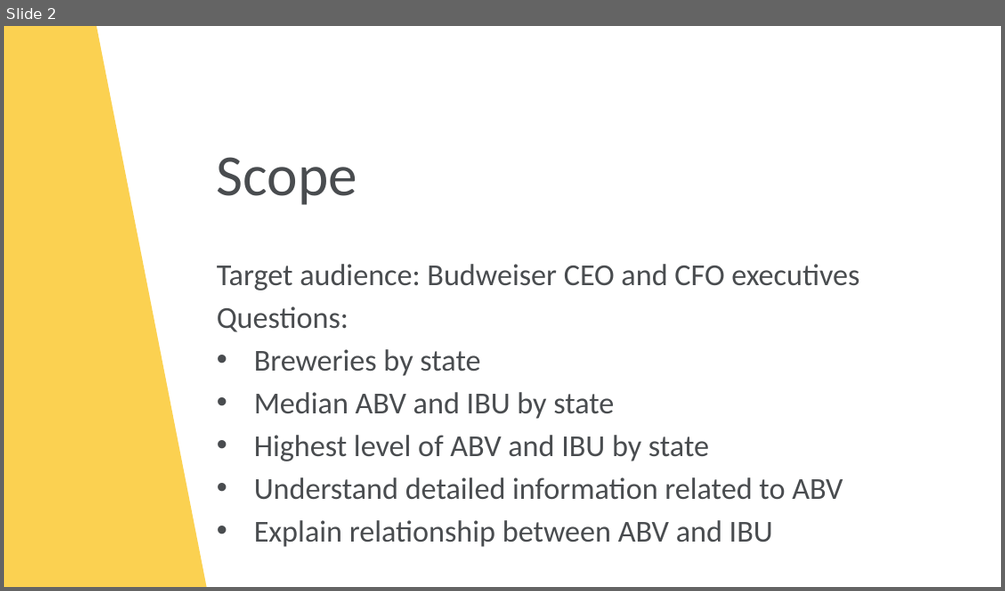
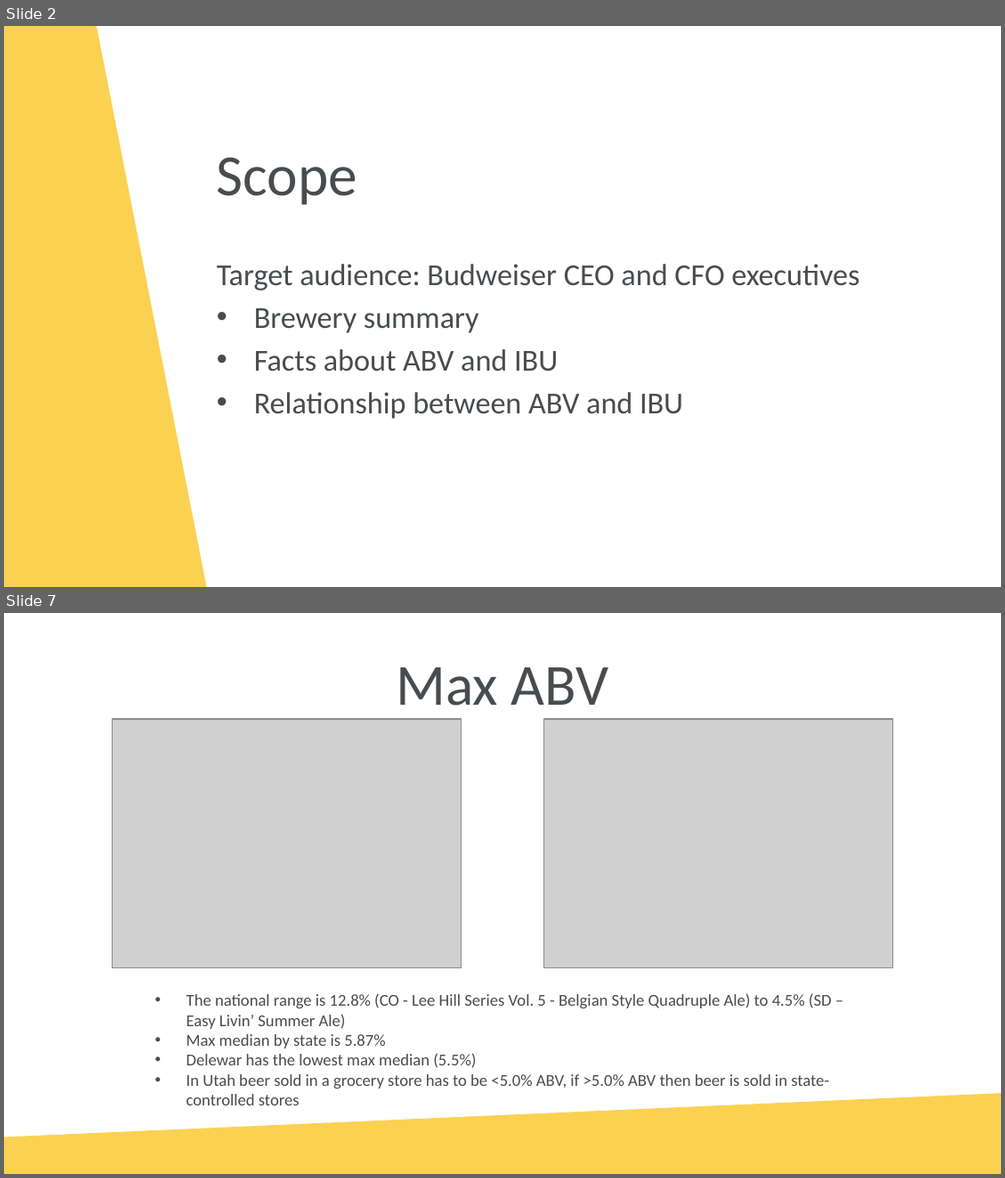
Before and after one commit to tschwebke/DDS6306-Group-Project-1, a slide deck: DS6306 Group Project 1 v2.pptx. Shown one above the other, each under a label of ours: slide 2 before the commit, slides 2 and 7 after it; the slides between them are not shown. The pictures are 1005x591 and 1005x1178 pixels, drawn with LibreOffice and Linux fonts; fonts in the diff are those of the drawing; grey boxes stand for pictures; background and template pictures are left out. Boxes give left, top, right and bottom in pixels: in the first picture for what was removed or moved away, otherwise in the second. Text is boxed around its words. In the diff, an @@ line names an element or a change of style, - is before the commit and + after.

```diff
--- a/DS6306 Group Project 1 v2.pptx
+++ b/DS6306 Group Project 1 v2.pptx
@@ slide 7 added at [4, 613, 1001, 1174], background picture (left out) @@
@@ title added at [396, 667, 609, 720], 42 pt, text #494C4F @@
+Max ABV
@@ picture added at [112, 719, 461, 968] @@
@@ picture added at [544, 719, 893, 968] @@
@@ text added at [186, 993, 832, 1105], 12 pt, text #494C4F @@
+• The national range is 12.8% (CO - Lee Hill Series Vol. 5 - Belgian Style Quadruple Ale) to 4.5% (SD – Easy Livin’ Summer Ale)
+• Max median by state is 5.87%
+• Delewar has the lowest max median (5.5%)
+• In Utah beer sold in a grocery store has to be <5.0% ABV, if >5.0% ABV then beer is sold in state-controlled stores
@@ freeform shape added at [4, 1093, 1001, 1173], fill #FBD151 @@
@@ slide 2 changed as well @@
@@ text at [254, 308, 683, 418]: text changed @@
-Questions:
-• Breweries by state
-• Median ABV and IBU by state
-• Highest level of ABV and IBU by state
-• Understand detailed information related to ABV
-• Explain relationship between ABV and IBU
+• Brewery summary
+• Facts about ABV and IBU
+• Relationship between ABV and IBU
```
Also in this commit, not shown: 5 other slides changed, 2 other slides added, 5 slides removed, 8 other files.
